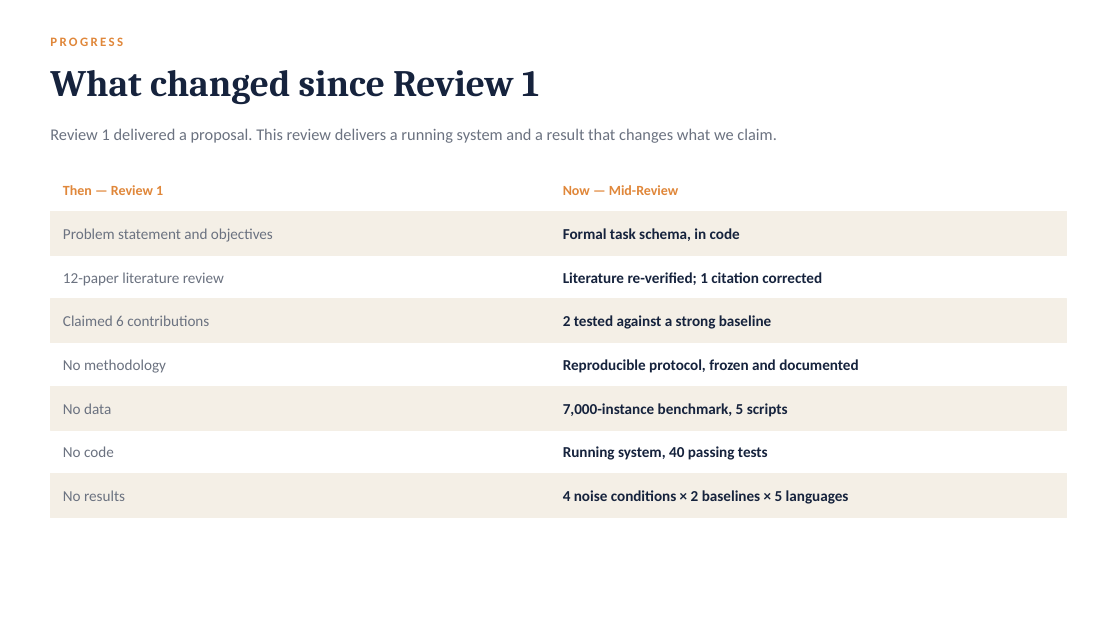
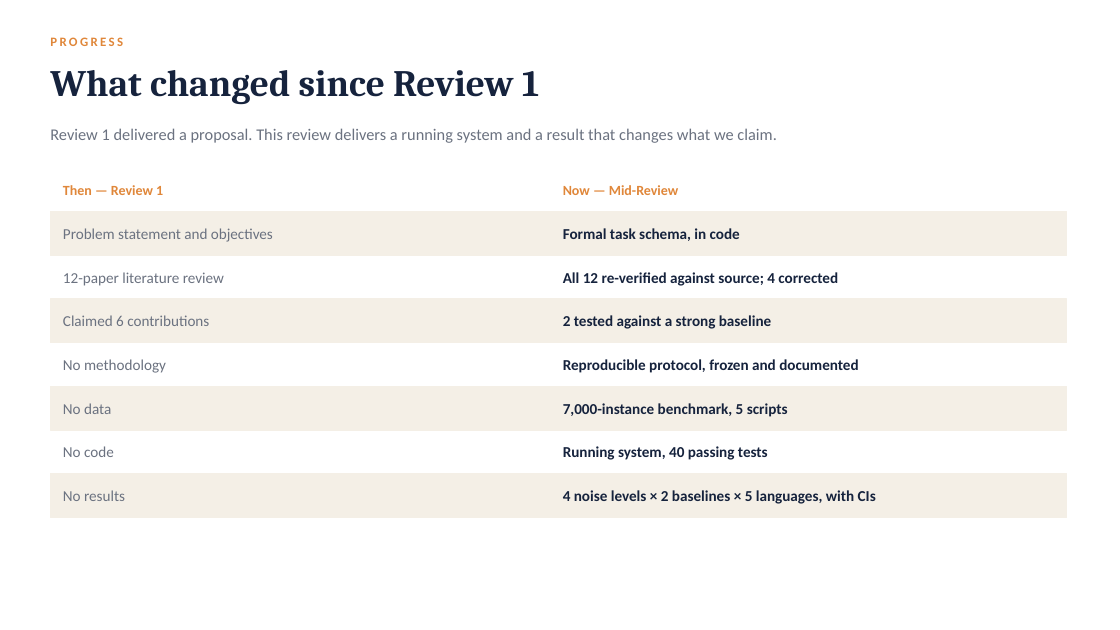
Before and after one commit to StutiArya2/kyc-nli, a slide deck: slide 2 of docs/proposal/KYC-NLI-Mid-Review.pptx. Drawn at 1120x630 pixels with LibreOffice and Linux fonts; fonts in the diff are those of the drawing. Boxes give left, top, right and bottom in pixels: in the first picture for what was removed or moved away, otherwise in the second. Text is boxed around its words. In the diff, an @@ line names an element or a change of style, - is before the commit and + after.

```diff
--- a/docs/proposal/KYC-NLI-Mid-Review.pptx
+++ b/docs/proposal/KYC-NLI-Mid-Review.pptx
@@ text at box(563, 272, 838, 286): text changed @@
-Literature re-verified; 1 citation corrected
+All 12 re-verified against source; 4 corrected
@@ text at box(563, 490, 876, 504): text changed @@
-4 noise conditions × 2 baselines × 5 languages
+4 noise levels × 2 baselines × 5 languages, with CIs
```
Also in this commit, not shown: 3 other slides changed, 1 slide added, 1 slide removed, 11 other files.
